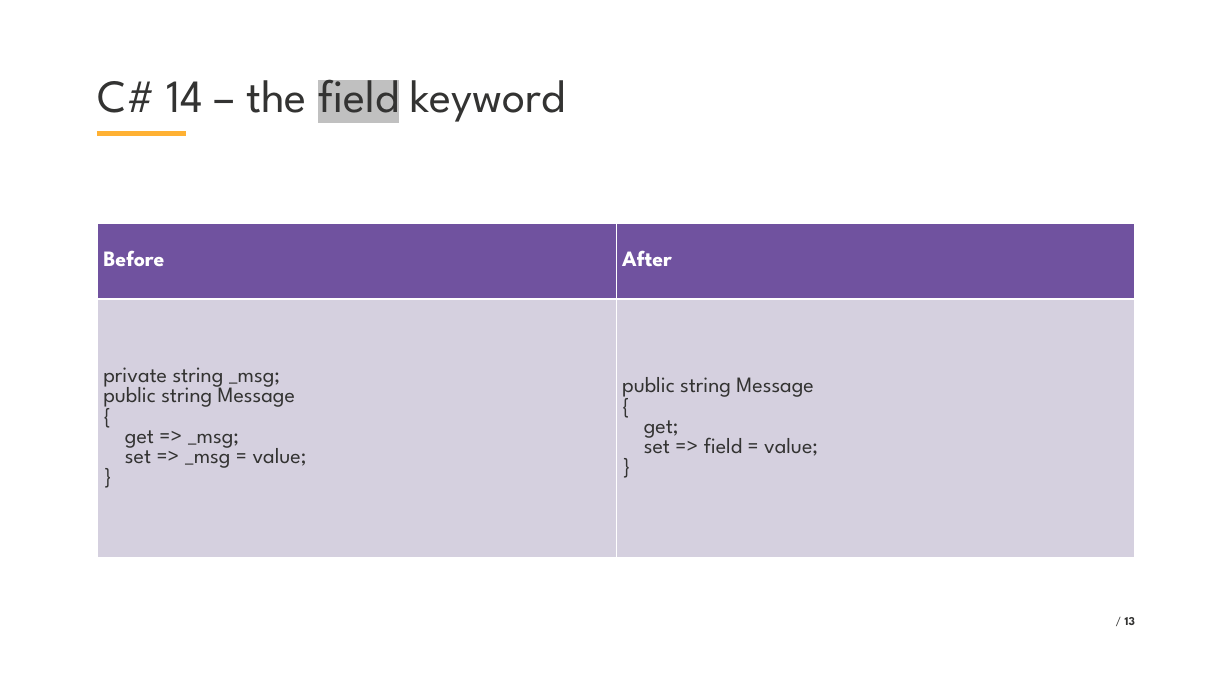
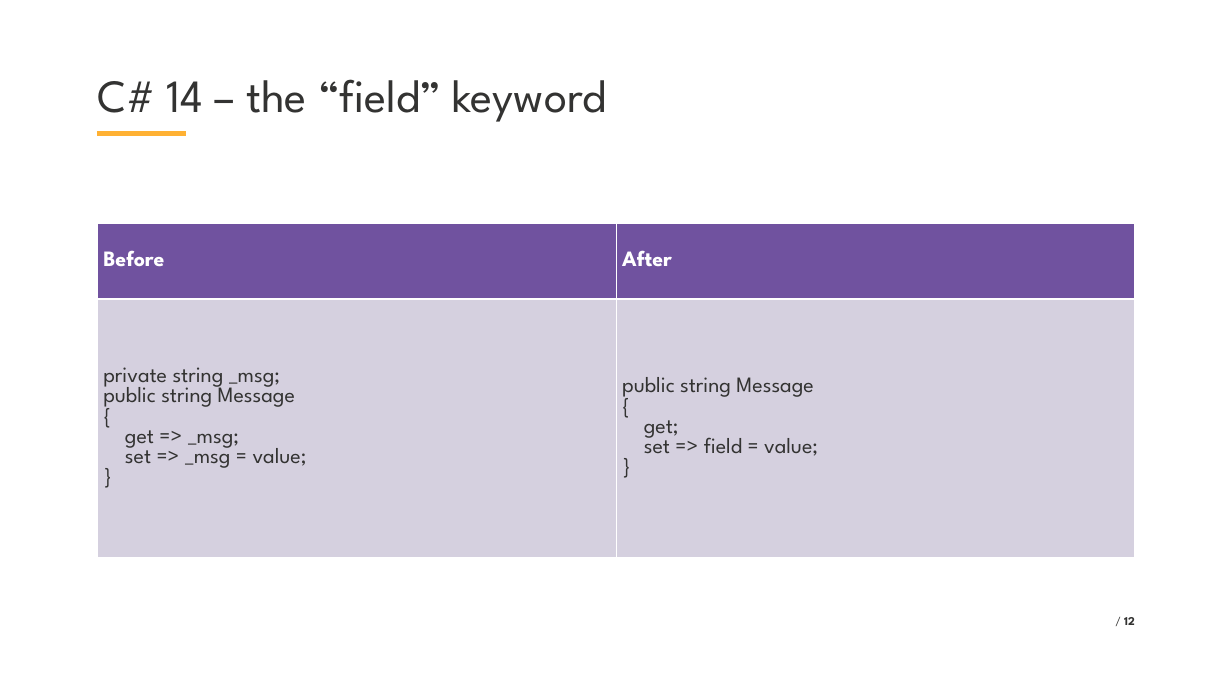
Before and after one commit to VladislavAntonyuk/AICalendar, a slide deck: slide 12 of .NET Conf 2025 - Ukraine (Eng).pptx (slide 13 before the commit). Drawn at 1232x693 pixels with LibreOffice and Linux fonts; fonts in the diff are those of the drawing; background and template pictures are left out. Boxes give left, top, right and bottom in pixels: in the first picture for what was removed or moved away, otherwise in the second. Text is boxed around its words. In the diff, an @@ line names an element or a change of style, - is before the commit and + after.

```diff
--- a/.NET Conf 2025 - Ukraine (Eng).pptx
+++ b/.NET Conf 2025 - Ukraine (Eng).pptx
@@ title at (x1=97, y1=79, x2=606, y2=122): text changed @@
-C# 14 – the field keyword
+C# 14 – the “field” keyword
```
Also in this commit, not shown: 4 other slides changed, 3 slides removed, 1 other file.
